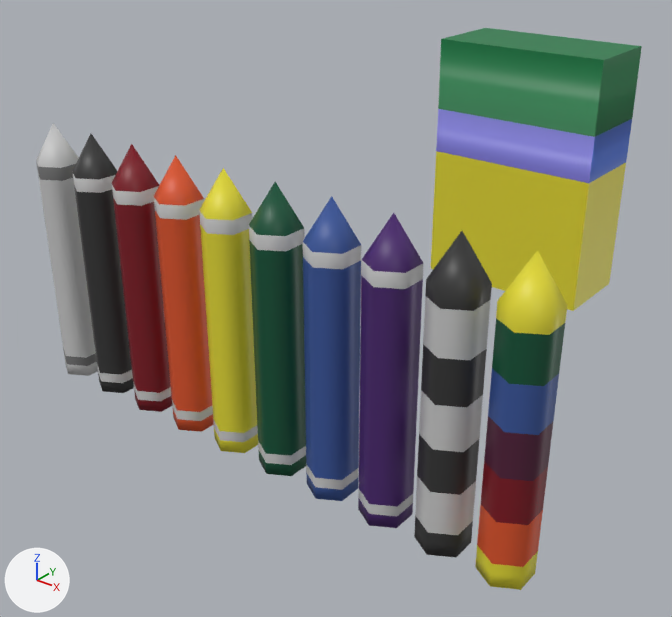
A saved change to the FBX model Assets/Art/Models/Items/Functional/Generic/crayons.fbx.
Camera for both pictures: a 50 mm lens placed at (0.607, -0.768, 0.535), pointed at (-0.098, 0.113, -0.012). Lighting does not change. The marker at lower left points along +X, +Y and +Z. Where no turn or scale is listed for an object, it has been applied to the vertices. Vertices at the same position are counted once.

Objects in the first picture: 'crayon_black', 'crayon_blue', 'crayon_box', 'crayon_clown', 'crayon_green', 'crayon_mime', 'crayon_orange', 'crayon_purple', 'crayon_red', 'crayon_white', 'crayon_yellow'.
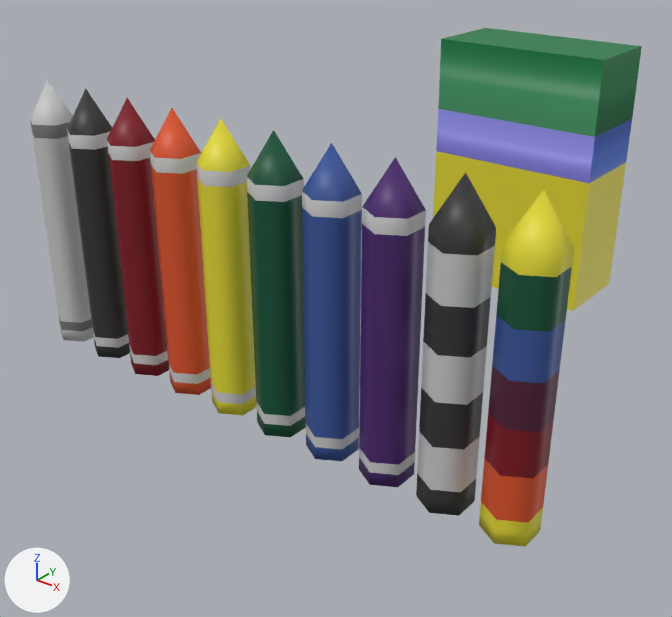
Where the newer file only moved an object's origin or applied its transform, the numbers keep the older frame.

Pixel boxes (x1, y1, x2, y2) of what changed, in the pictures (672 x 617 px):
'crayon_clown', mesh moved: before (475, 250, 567, 590); after (479, 190, 574, 547)
'crayon_mime', mesh moved: before (414, 231, 492, 558); after (416, 173, 496, 516)
'crayon_purple', mesh moved: before (358, 213, 424, 528); after (359, 157, 426, 487)
'crayon_blue', mesh moved: before (303, 196, 361, 501); after (302, 143, 362, 461)
'crayon_green', mesh moved: before (249, 182, 306, 476); after (247, 130, 306, 437)
'crayon_yellow', mesh moved: before (199, 168, 258, 453); after (196, 118, 257, 415)
'crayon_orange', mesh moved: before (154, 155, 214, 432); after (150, 108, 211, 395)
'crayon_red', mesh moved: before (112, 144, 172, 412); after (107, 98, 169, 376)
'crayon_black', mesh moved: before (72, 134, 134, 393); after (67, 89, 130, 358)
'crayon_white', mesh moved: before (36, 123, 98, 376); after (30, 80, 94, 342)

The change, as a diff of the scene's bpy script:
```diff
--- a/Assets/Art/Models/Items/Functional/Generic/crayons.fbx.py
+++ b/Assets/Art/Models/Items/Functional/Generic/crayons.fbx.py
@@ me_cylinder_013 @@
 me_cylinder_013.from_pydata(...)  # 31 vertices, 31 faces; spans x -0.026..0.026, y -0.03..0.03, z -0.15..0.2
 # used by ob_crayon_orange; location = (-0.168, -0.086, 0.033)
+# me_cylinder_013 part 7: the whole mesh is moved by (0.0, 0.0, 0.054)
 me_cylinder_013.materials.append(mat_palette05)
@@ me_cylinder_009 @@
 me_cylinder_009.from_pydata(...)  # 31 vertices, 31 faces; spans x -0.026..0.026, y -0.03..0.03, z -0.15..0.2
 # used by ob_crayon_black; location = (-0.318, -0.086, 0.033)
+# me_cylinder_009 part 6: the whole mesh is moved by (0.0, 0.0, 0.054)
 me_cylinder_009.materials.append(mat_palette05)
@@ me_cylinder_015 @@
 me_cylinder_015.from_pydata(...)  # 31 vertices, 31 faces; spans x -0.026..0.026, y -0.03..0.03, z -0.15..0.2
 # used by ob_crayon_yellow; location = (-0.093, -0.086, 0.033)
+# me_cylinder_015 part 9: the whole mesh is moved by (0.0, 0.0, 0.054)
 me_cylinder_015.materials.append(mat_palette05)
@@ me_cylinder_019 @@
 me_cylinder_019.from_pydata(...)  # 55 vertices, 55 faces; spans x -0.026..0.026, y -0.03..0.03, z -0.15..0.2
 # used by ob_crayon_clown; location = (0.282, -0.086, 0.033)
+# me_cylinder_019 part 4: the whole mesh is moved by (0.0, 0.0, 0.054)
 me_cylinder_019.materials.append(mat_palette05)
@@ me_cylinder @@
 me_cylinder.from_pydata(...)  # 31 vertices, 31 faces; spans x -0.026..0.026, y -0.03..0.03, z -0.15..0.2
 # used by ob_crayon_white; location = (-0.393, -0.086, 0.033)
+# me_cylinder part 8: the whole mesh is moved by (0.0, 0.0, 0.054)
 me_cylinder.materials.append(mat_palette05)
@@ me_cylinder_010 @@
 me_cylinder_010.from_pydata(...)  # 31 vertices, 31 faces; spans x -0.026..0.026, y -0.03..0.03, z -0.15..0.2
 # used by ob_crayon_red; location = (-0.243, -0.086, 0.033)
+# me_cylinder_010 part 2: the whole mesh is moved by (0.0, 0.0, 0.054)
 me_cylinder_010.materials.append(mat_palette05)
@@ me_cylinder_003 @@
 me_cylinder_003.from_pydata(...)  # 31 vertices, 31 faces; spans x -0.026..0.026, y -0.03..0.03, z -0.15..0.2
 # used by ob_crayon_blue; location = (0.057, -0.086, 0.033)
+# me_cylinder_003 part 10: the whole mesh is moved by (0.0, 0.0, 0.054)
 me_cylinder_003.materials.append(mat_palette05)
@@ me_cylinder_016 @@
 me_cylinder_016.from_pydata(...)  # 31 vertices, 31 faces; spans x -0.026..0.026, y -0.03..0.03, z -0.15..0.2
 # used by ob_crayon_purple; location = (0.132, -0.086, 0.033)
+# me_cylinder_016 part 5: the whole mesh is moved by (0.0, 0.0, 0.054)
 me_cylinder_016.materials.append(mat_palette05)
@@ me_cylinder_018 @@
 me_cylinder_018.from_pydata(...)  # 55 vertices, 55 faces; spans x -0.026..0.026, y -0.03..0.03, z -0.15..0.2
 # used by ob_crayon_mime; location = (0.207, -0.086, 0.033)
+# me_cylinder_018 part 1: the whole mesh is moved by (0.0, 0.0, 0.054)
 me_cylinder_018.materials.append(mat_palette05)
@@ me_cylinder_012 @@
 me_cylinder_012.from_pydata(...)  # 31 vertices, 31 faces; spans x -0.026..0.026, y -0.03..0.03, z -0.15..0.2
 # used by ob_crayon_green; location = (-0.018, -0.086, 0.033)
+# me_cylinder_012 part 3: the whole mesh is moved by (0.0, 0.0, 0.054)
 me_cylinder_012.materials.append(mat_palette05)
```
